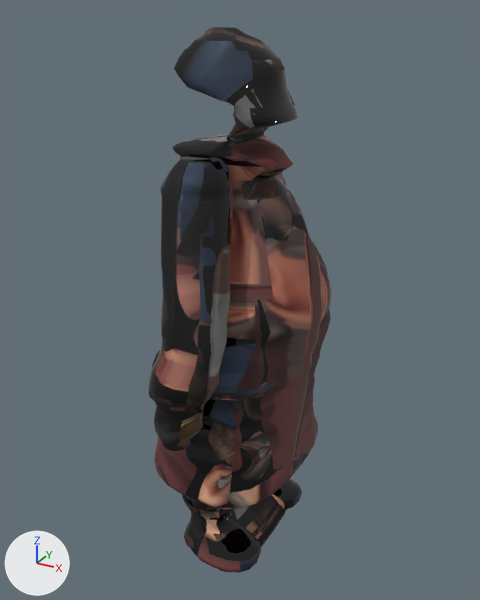
The glTF model assets/models/npcs/npc_merchant.glb, before and after one commit.
Before and after are seen from a camera (50 mm lens) standing at (0.93, -1.738, 1.771) and looking at (-0.03, 0.007, 0.898). Every picture has the same lights, and +X, +Y and +Z are marked at lower left. The first picture is the older version. Vertices at exactly the same position are counted once.

Script lines for the objects in view, before the commit:
```python
me_arm_l = bpy.data.meshes.new('arm_L')
me_arm_l.from_pydata(...)  # 2464 vertices, 4908 faces; spans x -0.29..0.25, y -0.47..0.46, z 0.0..1.72
me_arm_l.materials.append(mat_body)
ob_arm_l = bpy.data.objects.new('arm_L', me_arm_l)
ob_arm_l.location = (0.0, 0.0, 0.0)
```
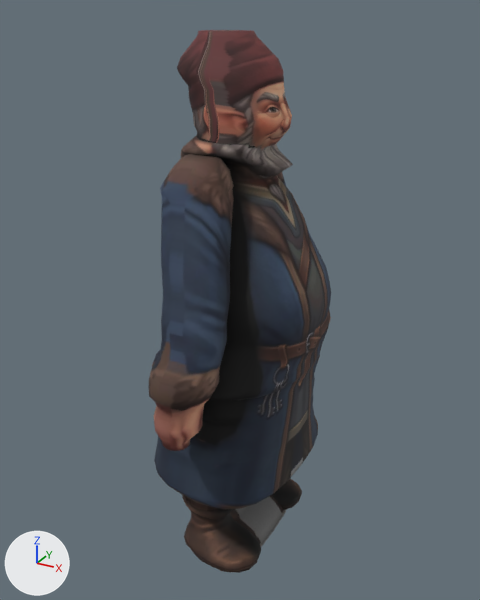
The change, as a diff of the scene's bpy script:
```diff
--- a/assets/models/npcs/npc_merchant.glb.py
+++ b/assets/models/npcs/npc_merchant.glb.py
@@ me_arm_l @@
 # used by ob_arm_l; location = (0.0, 0.0, 0.0)
-me_arm_l.from_pydata(...)  # 2464 vertices, 4908 faces; spans x -0.29..0.25, y -0.47..0.46, z 0.0..1.72
+me_arm_l.from_pydata(...)  # 2416 vertices, 4786 faces; spans x -0.29..0.25, y -0.47..0.46, z 0.0..1.71
+# me_arm_l part 1: 378 vertices moved from x -0.25..0.16, y -0.16..0.18, z 1.18..1.69 to x -0.25..0.16, y -0.15..0.18, z 1.17..1.71; 108 vertices removed from x -0.16..0.02, y -0.13..0.13, z 1.42..1.72; 60 vertices added at x -0.15..0.08, y -0.13..0.13, z 1.41..1.71
+# me_arm_l part 2: 4544 kept faces spanning x -0.29..0.25, y -0.47..0.46, z 0.0..1.71 get new texture (UV) coordinates
 me_arm_l.materials.append(mat_body)
```

Where the change shows, as pixel boxes [x1, y1, x2, y2] in the pictures (480 x 600 px; the box of a moved part takes in the faces that stretch with it):
'arm_L', reshaped
    before: [149, 27, 331, 573]
    after: [149, 30, 331, 573]
part 1 of me_arm_l, moved or reshaped
    before: [173, 27, 309, 253]
    after: [177, 30, 309, 253]
part 2 of me_arm_l, surface changed
    before: [149, 41, 331, 573]
    after: [149, 32, 331, 573]
